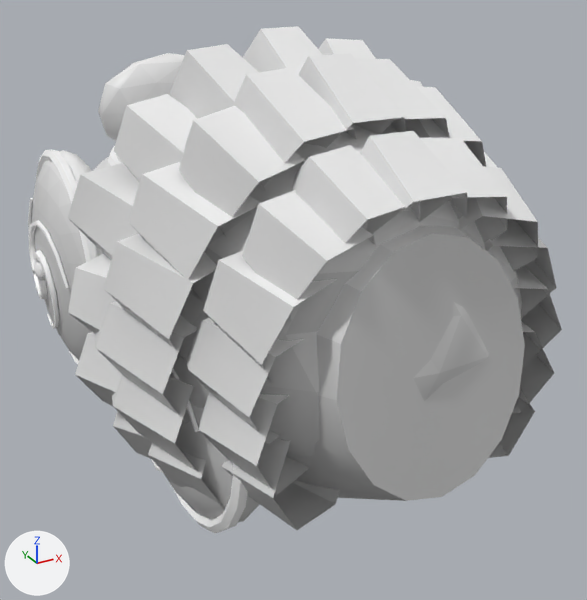
What one commit did to the glTF model public/assets/models/kit_aba_body.glb.
Camera for both pictures: a 50 mm lens placed at (-0.912, -2.033, 1.999), pointed at (0.125, -0.148, 1.056). Lighting does not change. The marker at lower left points along +X, +Y and +Z. The picture after the commit comes second. Vertices at exactly the same position are counted once.

The first picture shows 'armor', 'fur', 'mane', 'trim'.
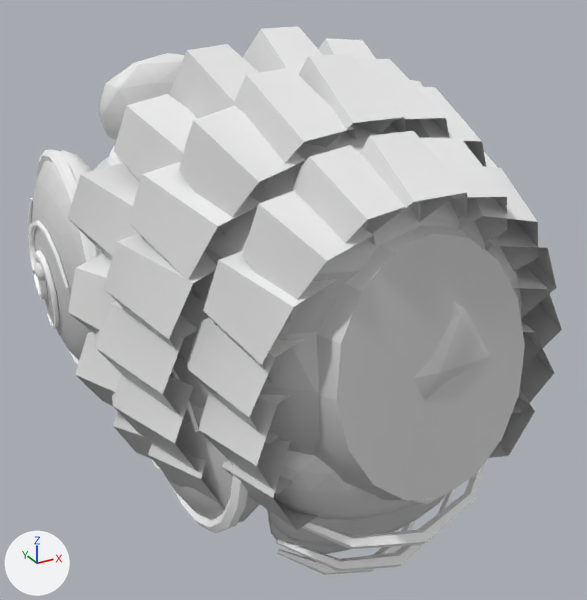
Pixel boxes (x1, y1, x2, y2) of what changed, in the pictures (587 x 600 px):
'armor', reshaped
    before: (32, 53, 260, 522)
    after: (32, 53, 448, 554)
'trim', reshaped (mostly hidden)
    before: (28, 146, 248, 534)
    after: (28, 146, 485, 575)
part 1 of me_icosphere_002, added
    after: (274, 450, 418, 520)
part 2 of me_icosphere_002, added
    after: (267, 493, 448, 546)
part 3 of me_icosphere_002, added
    after: (268, 518, 349, 554)
part 4 of me_limb_001, added (mostly hidden)
    after: (413, 497, 439, 504)
part 5 of me_limb_001, added
    after: (275, 463, 485, 575)

The edits, one by one:
me_icosphere_002 is used by ob_armor; location (0.0, 0.0, 0.0).
me_icosphere_002 had 944 vertices, 1844 faces and spanned x -0.43..0.43, y -0.78..0.96, z 0.62..1.69.
me_icosphere_002 now has 1766 vertices, 3444 faces and spans x -0.43..0.43, y -0.94..0.96, z 0.62..1.69.
me_icosphere_002 part 1: a new loose piece, an icosphere of 320 faces spanning x -0.3..0.3, y -0.94..-0.66, z 0.84..1.16, in mat_toon.
me_icosphere_002 part 2: a new loose piece, an icosphere of 320 faces spanning x -0.26..0.26, y -0.87..-0.61, z 0.72..1.0, in mat_toon.
me_icosphere_002 part 3: a new loose piece, an icosphere of 320 faces spanning x -0.22..0.22, y -0.76..-0.56, z 0.62..0.86, in mat_toon.
Other edits to the shape of me_icosphere_002 do not show in these pictures.
me_limb_001 is used by ob_trim; location (0.0, 0.0, 0.0).
me_limb_001 had 1412 vertices, 2696 faces and spanned x -0.45..0.45, y -0.78..0.96, z 0.61..1.45.
me_limb_001 now has 1660 vertices, 3111 faces and spans x -0.45..0.45, y -0.98..0.96, z 0.6..1.45.
me_limb_001 part 4: a new loose piece, an icosphere of 80 faces spanning x -0.048..0.048, y -0.98..-0.92, z 0.93..1.03, in mat_toon.
me_limb_001 part 5: 78 vertices added at x -0.29..0.29, y -0.96..-0.68, z 0.6..0.93.
Other edits to the shape of me_limb_001 do not show in these pictures.
